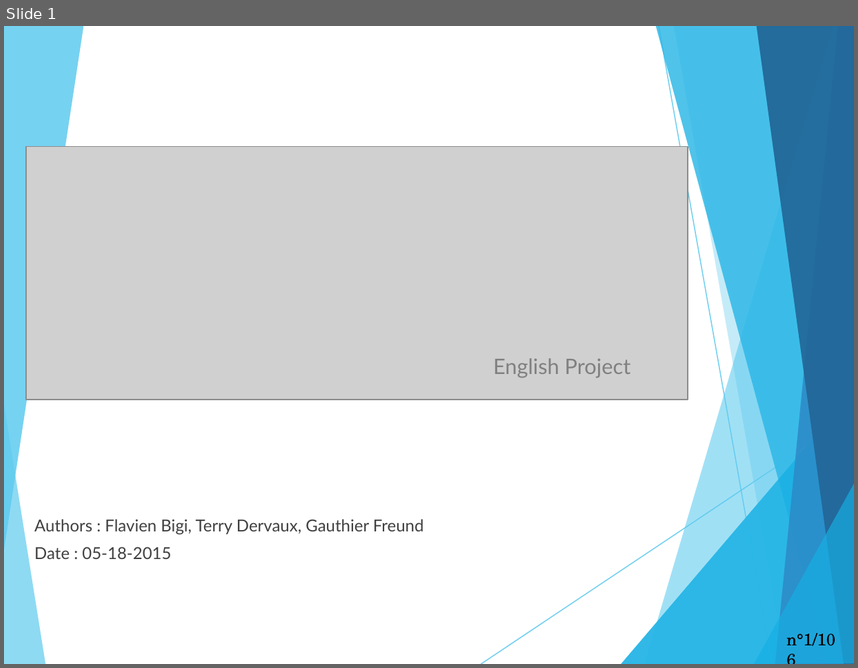
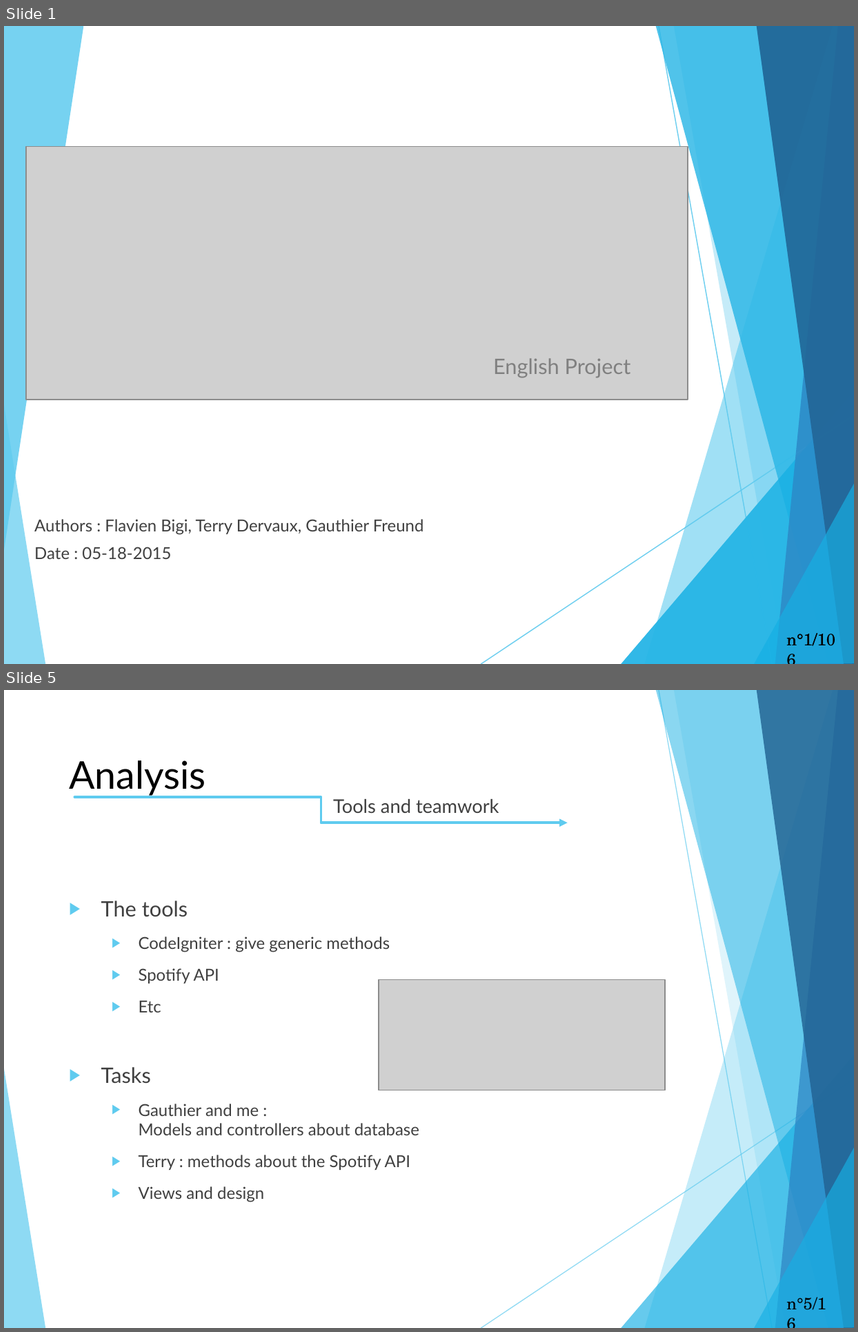
Before and after one commit to Terrasse/Dontforgetthelyrics, a slide deck: English_project.pptx. Shown one above the other, each under a label of ours: slide 1 before the commit, slides 1 and 5 after it; the slides between them are not shown. The pictures are 858x668 and 858x1332 pixels, drawn with LibreOffice and Linux fonts; fonts in the diff are those of the drawing; grey boxes stand for pictures. Boxes give left, top, right and bottom in pixels: in the first picture for what was removed or moved away, otherwise in the second. Text is boxed around its words. In the diff, an @@ line names an element or a change of style, - is before the commit and + after.

```diff
--- a/English_project.pptx
+++ b/English_project.pptx
@@ slide 5 added at (x1=4, y1=690, x2=854, y2=1328), background #FFFFFF; not listed: 11 template elements that a slide beside it also shows @@
@@ title added at (x1=69, y1=760, x2=205, y2=796), 32.4 pt, text #000000 @@
+Analysis
@@ elbow arrow added from (74, 797) to (568, 822), #5FCBEF 2.25 pt @@
@@ text added at (x1=333, y1=799, x2=499, y2=813), 16 pt, text #404040 @@
+  Tools and teamwork
@@ text added at (x1=101, y1=900, x2=419, y2=1202), 14 pt, text #404040 @@
+▶ The tools
+  ▶ CodeIgniter : give generic methods
+  ▶ Spotify API
+  ▶ Etc
+▶ Tasks
+  ▶ Gauthier and me :
+    Models and controllers about database
+  ▶ Terry : methods about the Spotify API
+  ▶ Views and design
@@ picture added at (x1=379, y1=980, x2=665, y2=1090) @@
```
Also in this commit, not shown: 10 slides changed, 7 other files.
